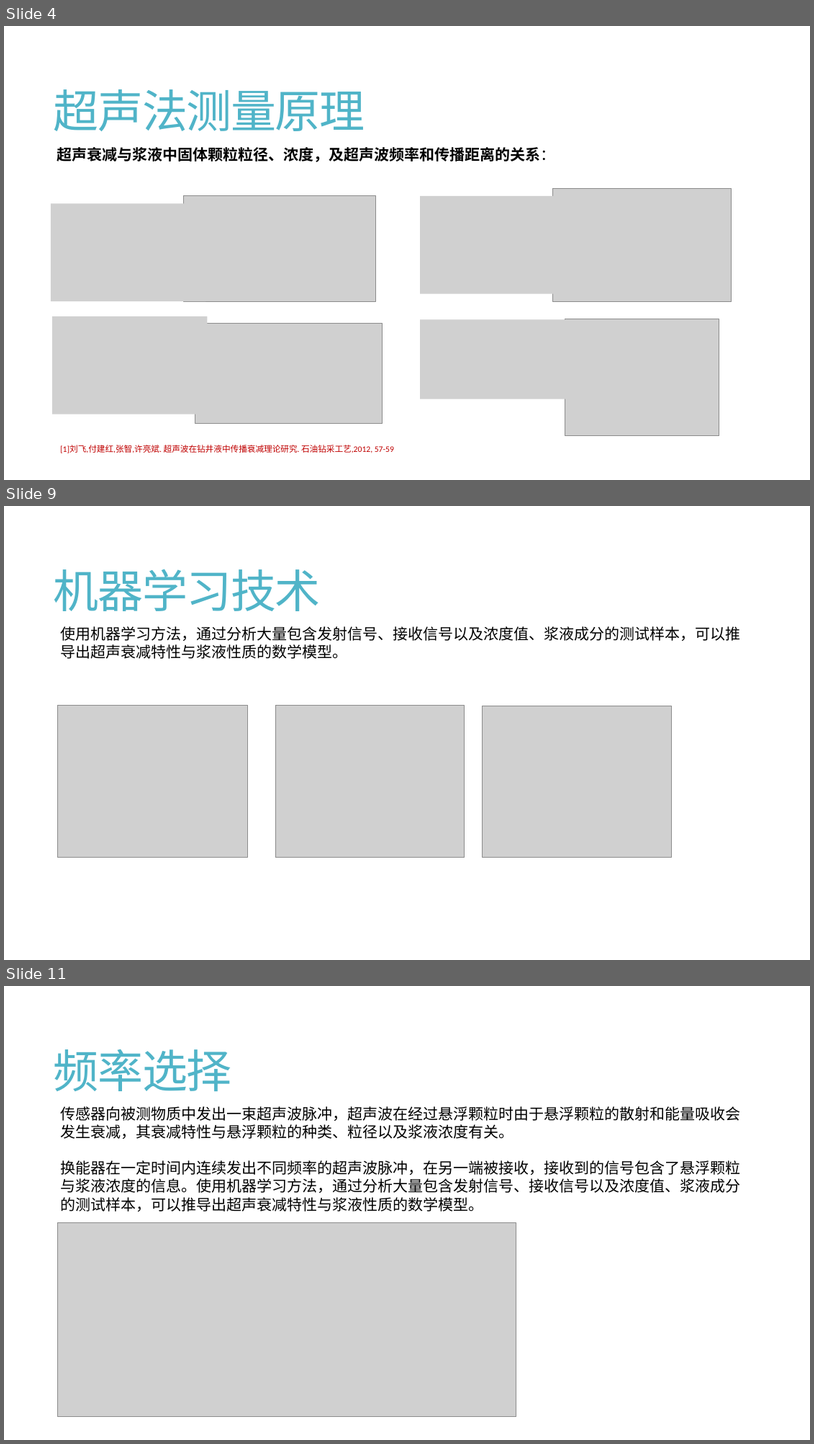
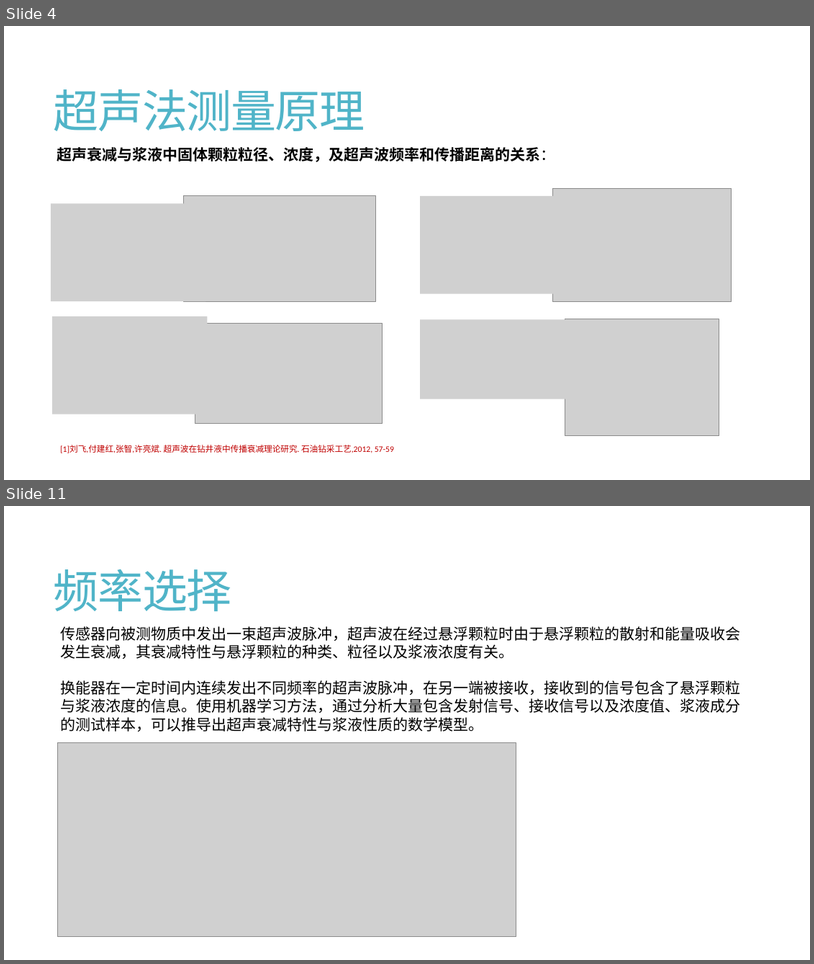
Before and after one commit to Travis-MA/UltrasonicConcMeter, a slide deck: 机器学习超声波浓度计.pptx. Shown one above the other, each under a label of ours: slides 4, 9 and 11 before the commit, slides 4 and 11 after it; the slides between them are not shown. The pictures are 814x1444 and 814x964 pixels, drawn with LibreOffice and Linux fonts; fonts in the diff are those of the drawing; grey boxes stand for pictures. Boxes give left, top, right and bottom in pixels: in the first picture for what was removed or moved away, otherwise in the second. Text is boxed around its words. In the diff, an @@ line names an element or a change of style, - is before the commit and + after.

```diff
--- a/机器学习超声波浓度计.pptx
+++ b/机器学习超声波浓度计.pptx
@@ slide 9 removed at box(4, 506, 810, 960), background #FFFFFF @@
@@ title removed at box(54, 569, 321, 611) @@
-机器学习技术
@@ text removed at box(60, 626, 741, 659) @@
-使用机器学习方法，通过分析大量包含发射信号、接收信号以及浓度值、浆液成分的测试样本，可以推导出超声衰减特性与浆液性质的数学模型。
@@ picture removed at box(58, 705, 248, 857) @@
@@ picture removed at box(275, 705, 465, 857) @@
@@ picture removed at box(483, 705, 672, 857) @@
```
Also in this commit, not shown: 7 slides changed, 1 slide added, 4 other files.
